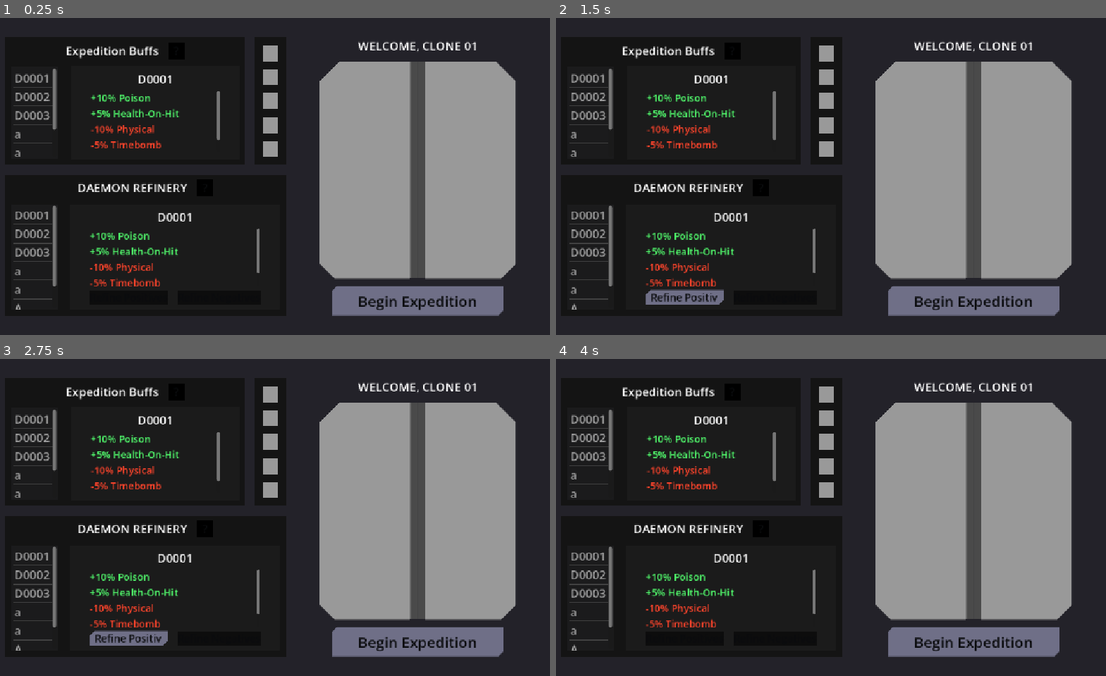
Above: before the commit, frames 1-4 (two rows, left to right).
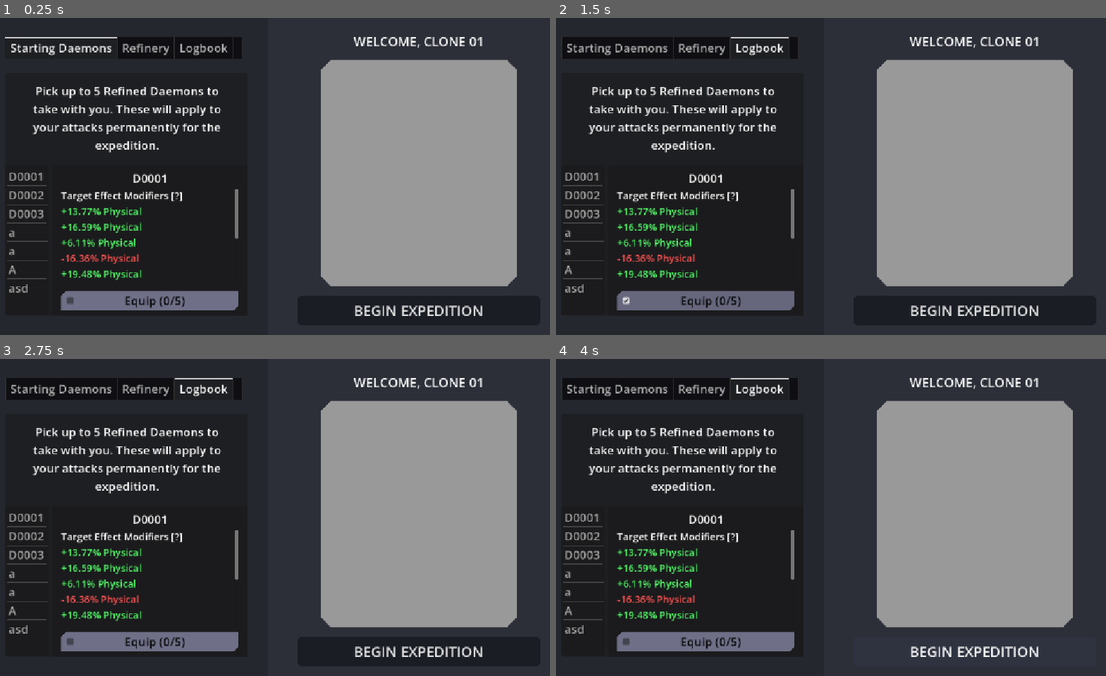
Above: after the commit, the same moments.

Repository: ProgrammerOnCoffee/operation-daemon
Game: Godot game, scene res://scenes/laboratory.tscn
The game is run twice, just before and just after one commit, with the same random seed, the same clock (stepped at 60 frames per second) and the same inputs. This scene is started directly instead of the project's main scene.
Inputs (mouse positions are in pixels of both pictures, inside the frame that each line leads up to):
- Up to frame 1 (0.25 s): no input
- Up to frame 2 (1.5 s): click (732, 49) at 0.5 s, where only the run before the commit has a clickable "?"; click (704, 300) at 1.25 s, where only the run after the commit has a clickable "Equip (0/5)"
- Up to frame 3 (2.75 s): click (126, 637) at 2 s, where only the run before the commit has a clickable "Refine Positives"
- Up to frame 4 (4 s): click (974, 650) at 2.75 s, where only the run after the commit has a clickable "BEGIN EXPEDITION"; click (974, 650) at 3.5 s, where only the run after the commit has a clickable "BEGIN EXPEDITION"

The runs differ from the first frame. In frame 1, 22% of the frame differs, in the area x 0-94%, y 6-94%; in frame 2, 22%; in frame 3, 22%; in frame 4, 22%, in the area x 0-94%, y 6-95%.

Commit message:
Daemon Overview + Effect Types
Made a simple scene to show the information of a Daemon, and made some changes to how effects' types are made

Diff:
--- /dev/null
+++ b/resources/effect_types/example_effect_type.tres
@@ -0,0 +1,9 @@
+[gd_resource type="Resource" script_class="EffectType" format=3 uid="uid://dvg28phw86fnm"]
+
+[ext_resource type="Script" uid="uid://dohar2v1ml18f" path="res://scripts/effect_type.gd" id="1_qg2bl"]
+
+[resource]
+script = ExtResource("1_qg2bl")
+name = "Physical"
+description = "Instantaneous damage applied to the target. The simplest effect."
+metadata/_custom_type_script = "uid://dohar2v1ml18f"
--- /dev/null
+++ b/scenes/daemon_overview.tscn
@@ -0,0 +1,46 @@
+[gd_scene format=3 uid="uid://crxiha2603h48"]
+
+[ext_resource type="Script" uid="uid://dyfp1ubplpbjc" path="res://scripts/daemon_overview.gd" id="1_qrd0n"]
+
+[sub_resource type="Theme" id="Theme_qrd0n"]
+Label/font_sizes/font_size = 20
+
+[node name="DaemonOverview" type="VBoxContainer" unique_id=1406311835]
+offset_right = 361.0
+offset_bottom = 225.0
+size_flags_vertical = 3
+script = ExtResource("1_qrd0n")
+
+[node name="Title" type="Label" parent="." unique_id=714180459]
+layout_mode = 2
+text = "D0001"
+horizontal_alignment = 1
+
+[node name="ScrollContainer" type="ScrollContainer" parent="." unique_id=1355533124]
+layout_mode = 2
+size_flags_vertical = 3
+
+[node name="VBoxContainer" type="VBoxContainer" parent="ScrollContainer" unique_id=960036552]
+layout_mode = 2
+
+[node name="Label" type="Label" parent="ScrollContainer/VBoxContainer" unique_id=576292972]
+layout_mode = 2
+tooltip_text = "Upon a Attack with this Daemon, the following modifiers will be applied to Modules that affect the target."
+mouse_filter = 1
+theme_override_font_sizes/font_size = 20
+text = "Target Effect Modifiers [?]"
+
+[node name="Target" type="VBoxContainer" parent="ScrollContainer/VBoxContainer" unique_id=1284945135]
+layout_mode = 2
+theme = SubResource("Theme_qrd0n")
+
+[node name="Label2" type="Label" parent="ScrollContainer/VBoxContainer" unique_id=1893055961]
+layout_mode = 2
+tooltip_text = "Upon a Attack with this Daemon, the following modifiers will be applied to Modules that affect the user."
+mouse_filter = 1
+theme_override_font_sizes/font_size = 20
+text = "Self Effect Modifiers [?]"
+
+[node name="Self" type="VBoxContainer" parent="ScrollContainer/VBoxContainer" unique_id=122750076]
+layout_mode = 2
+theme = SubResource("Theme_qrd0n")
--- a/scenes/laboratory.tscn
+++ b/scenes/laboratory.tscn
@@ -1,4 +1,6 @@
 [gd_scene format=3 uid="uid://oyxkbik65rda"]
+
+[ext_resource type="PackedScene" uid="uid://crxiha2603h48" path="res://scenes/daemon_overview.tscn" id="1_fknr6"]
 
 [sub_resource type="StyleBoxFlat" id="StyleBoxFlat_fie5y"]
 bg_color = Color(0.078431375, 0.078431375, 0.078431375, 1)
@@ -53,15 +55,82 @@
 corner_radius_bottom_right = 30
 corner_detail = 1
 
+[sub_resource type="StyleBoxFlat" id="StyleBoxFlat_h2vy4"]
+bg_color = Color(0.14509805, 0.15294118, 0.18431373, 1)
+border_width_left = 40
+border_width_top = 40
+border_width_right = 40
+border_width_bottom = 40
+border_color = Color(0.14509805, 0.15294118, 0.18431373, 1)
+
+[sub_resource type="StyleBoxFlat" id="StyleBoxFlat_mhqq6"]
+corner_radius_top_left = 20
+corner_radius_top_right = 20
+corner_radius_bottom_right = 20
+corner_radius_bottom_left = 20
+corner_detail = 1
+
+[sub_resource type="StyleBoxFlat" id="StyleBoxFlat_tbgi4"]
+content_margin_left = 20.0
+content_margin_top = 0.0
+content_margin_right = 20.0
+content_margin_bottom = 0.0
+bg_color = Color(0.18431373, 0.2, 0.2509804, 1)
+corner_radius_top_left = 6
+corner_radius_top_right = 6
+corner_radius_bottom_right = 6
+corner_radius_bottom_left = 6
+corner_detail = 1
+
+[sub_resource type="StyleBoxFlat" id="StyleBoxFlat_jyhfs"]
+content_margin_left = 20.0
+content_margin_top = 0.0
+content_margin_right = 20.0
+content_margin_bottom = 0.0
+bg_color = Color(0.101960786, 0.11372549, 0.14117648, 1)
+corner_radius_top_left = 6
+corner_radius_top_right = 6
+corner_radius_bottom_right = 6
+corner_radius_bottom_left = 6
+corner_detail = 1
+
+[sub_resource type="StyleBoxFlat" id="StyleBoxFlat_tefeu"]
+content_margin_left = 20.0
+content_margin_top = 0.0
+content_margin_right = 20.0
+content_margin_bottom = 0.0
+bg_color = Color(0.09019608, 0.09803922, 0.12156863, 1)
+corner_radius_top_left = 6
+corner_radius_top_right = 6
+corner_radius_bottom_right = 6
+corner_radius_bottom_left = 6
+corner_detail = 1
+
+[sub_resource type="StyleBoxLine" id="StyleBoxLine_sugp2"]
+color = Color(0.071100004, 0.074880004, 0.09, 1)
+thickness = 4
+
+[sub_resource type="Theme" id="Theme_yq778"]
+Button/colors/font_color = Color(0.875, 0.875, 0.875, 1)
+Button/colors/font_focus_color = Color(0.95, 0.95, 0.95, 1)
+Button/colors/font_hover_color = Color(0.95, 0.95, 0.95, 1)
+Button/colors/font_hover_pressed_color = Color(1, 1, 1, 1)
+Button/colors/font_pressed_color = Color(1, 1, 1, 1)
+Button/styles/hover = SubResource("StyleBoxFlat_tbgi4")
+Button/styles/normal = SubResource("StyleBoxFlat_jyhfs")
+Button/styles/pressed = SubResource("StyleBoxFlat_tefeu")
+HSeparator/styles/separator = SubResource("StyleBoxLine_sugp2")
+
 [node name="Laboratory" type="ColorRect" unique_id=18152502]
 anchors_preset = 15
 anchor_right = 1.0
 anchor_bottom = 1.0
 grow_horizontal = 2
 grow_vertical = 2
-color = Color(0.13725491, 0.13333334, 0.16078432, 1)
+color = Color(0.17254902, 0.18431373, 0.21960784, 1)
 
 [node name="MarginContainer" type="MarginContainer" parent="." unique_id=1929080602]
+visible = false
 layout_mode = 1
 anchors_preset = 15
 anchor_right = 1.0
@@ -412,3 +481,168 @@
 size_flags_horizontal = 4
 theme_override_font_sizes/font_size = 30
 text = "Begin Expedition"
+
+[node name="HBoxContainer" type="HBoxContainer" parent="." unique_id=1738358358]
+layout_mode = 1
+anchors_preset = 15
+anchor_right = 1.0
+anchor_bottom = 1.0
+grow_horizontal = 2
+grow_vertical = 2
+theme_override_constants/separation = 40
+
+[node name="ScrollContainer" type="ScrollContainer" parent="HBoxContainer" unique_id=643341345]
+layout_mode = 2
+size_flags_horizontal = 3
+mouse_filter = 2
+horizontal_scroll_mode = 0
+vertical_scroll_mode = 3
+
+[node name="VBoxContainer" type="VBoxContainer" parent="HBoxContainer/ScrollContainer" unique_id=1414712747]
+layout_mode = 2
+theme_override_constants/separation = 0
+
+[node name="MarginContainer2" type="PanelContainer" parent="HBoxContainer/ScrollContainer/VBoxContainer" unique_id=1420970559]
+custom_minimum_size = Vector2(0, 648)
+layout_mode = 2
+theme_override_styles/panel = SubResource("StyleBoxFlat_h2vy4")
+
+[node name="VBoxContainer" type="VBoxContainer" parent="HBoxContainer/ScrollContainer/VBoxContainer/MarginContainer2" unique_id=195350066]
+layout_mode = 2
+size_flags_horizontal = 3
+theme_override_constants/separation = 30
+
+[node name="TabBar" type="TabBar" parent="HBoxContainer/ScrollContainer/VBoxContainer/MarginContainer2/VBoxContainer" unique_id=939204018]
+layout_mode = 2
+current_tab = 0
+tab_count = 4
+tab_0/title = "Starting Daemons"
+tab_1/title = "Refinery"
+tab_2/title = "Logbook"
+
+[node name="ScrollContainer" type="ScrollContainer" parent="HBoxContainer/ScrollContainer/VBoxContainer/MarginContainer2/VBoxContainer" unique_id=947424891]
+layout_mode = 2
+size_flags_vertical = 3
+mouse_filter = 2
+horizontal_scroll_mode = 3
+vertical_scroll_mode = 0
+
+[node name="VBoxContainer" type="HBoxContainer" parent="HBoxContainer/ScrollContainer/VBoxContainer/MarginContainer2/VBoxContainer/ScrollContainer" unique_id=2095880999]
+layout_mode = 2
+size_flags_horizontal = 3
+size_flags_vertical = 3
+theme_override_constants/separation = 0
+
+[node name="StartingDaemons" type="PanelContainer" parent="HBoxContainer/ScrollContainer/VBoxContainer/MarginContainer2/VBoxContainer/ScrollContainer/VBoxContainer" unique_id=443104550]
+custom_minimum_size = Vector2(496, 496)
+layout_mode = 2
+size_flags_horizontal = 3
+size_flags_vertical = 3
+
+[node name="VBoxContainer" type="VBoxContainer" parent="HBoxContainer/ScrollContainer/VBoxContainer/MarginContainer2/VBoxContainer/ScrollContainer/VBoxContainer/StartingDaemons" unique_id=661812056]
+layout_mode = 2
+
+[node name="MarginContainer" type="MarginContainer" parent="HBoxContainer/ScrollContainer/VBoxContainer/MarginContainer2/VBoxContainer/ScrollContainer/VBoxContainer/StartingDaemons/VBoxContainer" unique_id=1679585211]
+layout_mode = 2
+theme_override_constants/margin_left = 30
+theme_override_constants/margin_top = 20
+theme_override_constants/margin_right = 30
+theme_override_constants/margin_bottom = 20
+
+[node name="Label" type="Label" parent="HBoxContainer/ScrollContainer/VBoxContainer/MarginContainer2/VBoxContainer/ScrollContainer/VBoxContainer/StartingDaemons/VBoxContainer/MarginContainer" unique_id=1976850565]
+layout_mode = 2
+size_flags_vertical = 3
+text = "Pick up to 5 Refined Daemons to take with you. These will apply to your attacks permanently for the expedition."
+horizontal_alignment = 1
+vertical_alignment = 1
+autowrap_mode = 2
+
+[node name="HBoxContainer" type="HBoxContainer" parent="HBoxContainer/ScrollContainer/VBoxContainer/MarginContainer2/VBoxContainer/ScrollContainer/VBoxContainer/StartingDaemons/VBoxContainer" unique_id=1918078411]
+layout_mode = 2
+size_flags_vertical = 3
+
+[node name="RefinedDaemonList" type="ItemList" parent="HBoxContainer/ScrollContainer/VBoxContainer/MarginContainer2/VBoxContainer/ScrollContainer/VBoxContainer/StartingDaemons/VBoxContainer/HBoxContainer" unique_id=1887338086]
+custom_minimum_size = Vector2(90, 0)
+layout_mode = 2
+size_flags_vertical = 3
+item_count = 7
+item_0/text = "D0001"
+item_1/text = "D0002"
+item_2/text = "D0003"
+item_3/text = "a"
+item_4/text = "a"
+item_5/text = "A"
+item_6/text = "asd"
+
+[node name="PanelContainer" type="PanelContainer" parent="HBoxContainer/ScrollContainer/VBoxContainer/MarginContainer2/VBoxContainer/ScrollContainer/VBoxContainer/StartingDaemons/VBoxContainer/HBoxContainer" unique_id=9066572]
+layout_mode = 2
+size_flags_horizontal = 3
+
+[node name="MarginContainer" type="MarginContainer" parent="HBoxContainer/ScrollContainer/VBoxContainer/MarginContainer2/VBoxContainer/ScrollContainer/VBoxContainer/StartingDaemons/VBoxContainer/HBoxContainer/PanelContainer" unique_id=1069478068]
+layout_mode = 2
+theme_override_constants/margin_left = 20
+theme_override_constants/margin_top = 10
+theme_override_constants/margin_right = 20
+theme_override_constants/margin_bottom = 10
+
+[node name="VBoxContainer" type="VBoxContainer" parent="HBoxContainer/ScrollContainer/VBoxContainer/MarginContainer2/VBoxContainer/ScrollContainer/VBoxContainer/StartingDaemons/VBoxContainer/HBoxContainer/PanelContainer/MarginContainer" unique_id=1737115791]
+layout_mode = 2
+theme_override_constants/separation = 15
+
+[node name="DaemonOverview" parent="HBoxContainer/ScrollContainer/VBoxContainer/MarginContainer2/VBoxContainer/ScrollContainer/VBoxContainer/StartingDaemons/VBoxContainer/HBoxContainer/PanelContainer/MarginContainer/VBoxContainer" unique_id=1406311835 instance=ExtResource("1_fknr6")]
+layout_mode = 2
+
+[node name="Button" type="CheckBox" parent="HBoxContainer/ScrollContainer/VBoxContainer/MarginContainer2/VBoxContainer/ScrollContainer/VBoxContainer/StartingDaemons/VBoxContainer/HBoxContainer/PanelContainer/MarginContainer/VBoxContainer" unique_id=2104998475]
+custom_minimum_size = Vector2(0, 40)
+layout_mode = 2
+text = "Equip (0/5)"
+alignment = 1
+
+[node name="Refinery" type="PanelContainer" parent="HBoxContainer/ScrollContainer/VBoxContainer/MarginContainer2/VBoxContainer/ScrollContainer/VBoxContainer" unique_id=2063151107]
+modulate = Color(1, 1, 1, 0.68235296)
+custom_minimum_size = Vector2(496, 496)
+layout_mode = 2
+size_flags_horizontal = 3
+size_flags_vertical = 3
+
+[node name="Logbook" type="PanelContainer" parent="HBoxContainer/ScrollContainer/VBoxContainer/MarginContainer2/VBoxContainer/ScrollContainer/VBoxContainer" unique_id=414082755]
+custom_minimum_size = Vector2(496, 496)
+layout_mode = 2
+size_flags_horizontal = 3
+size_flags_vertical = 3
+
+[node name="Control" type="Control" parent="HBoxContainer/ScrollContainer/VBoxContainer" unique_id=1266788533]
+custom_minimum_size = Vector2(576, 648)
+layout_mode = 2
+
+[node name="MarginContainer" type="MarginContainer" parent="HBoxContainer" unique_id=1602085932]
+layout_mode = 2
+size_flags_horizontal = 3
+theme_override_constants/margin_left = 20
+theme_override_constants/margin_top = 30
+theme_override_constants/margin_right = 20
+theme_override_constants/margin_bottom = 20
+
+[node name="VBoxContainer" type="VBoxContainer" parent="HBoxContainer/MarginContainer" unique_id=858409591]
+layout_mode = 2
+theme_override_constants/separation = 20
+
+[node name="Label" type="Label" parent="HBoxContainer/MarginContainer/VBoxContainer" unique_id=91775828]
+layout_mode = 2
+theme_override_font_sizes/font_size = 26
+text = "WELCOME, CLONE 01"
+horizontal_alignment = 1
+
+[node name="Panel" type="Panel" parent="HBoxContainer/MarginContainer/VBoxContainer" unique_id=400642682]
+custom_minimum_size = Vector2(400, 0)
+layout_mode = 2
+size_flags_horizontal = 4
+size_flags_vertical = 3
+theme_override_styles/panel = SubResource("StyleBoxFlat_mhqq6")
+
+[node name="Button" type="Button" parent="HBoxContainer/MarginContainer/VBoxContainer" unique_id=1089969643]
+custom_minimum_size = Vector2(0, 60)
+layout_mode = 2
+theme = SubResource("Theme_yq778")
+theme_override_font_sizes/font_size = 29
+text = "BEGIN EXPEDITION"
--- a/scenes/main.tscn
+++ b/scenes/main.tscn
@@ -4,6 +4,7 @@
 [ext_resource type="Script" uid="uid://cbxo13vg2mn42" path="res://scripts/menu_button.gd" id="1_o5qli"]
 [ext_resource type="Script" uid="uid://bli1u5xx8njbb" path="res://scripts/bus_slider.gd" id="3_sugp2"]
 [ext_resource type="PackedScene" uid="uid://coah5prguom4a" path="res://addons/quick_licenses/quick_licenses.tscn" id="4_jyhfs"]
+[ext_resource type="PackedScene" uid="uid://2lu6bt560oec" path="res://scenes/world_map.tscn" id="5_tbgi4"]
 
 [sub_resource type="GDScript" id="GDScript_o5qli"]
 script/source = "@tool
@@ -941,6 +942,8 @@
 anchors_preset = 15
 anchor_right = 1.0
 anchor_bottom = 1.0
+offset_left = 576.0
+offset_right = 576.0
 grow_horizontal = 2
 grow_vertical = 2
 theme = SubResource("Theme_jyhfs")
@@ -1086,8 +1089,6 @@
 anchors_preset = 15
 anchor_right = 1.0
 anchor_bottom = 1.0
-offset_left = -648.0
-offset_right = -648.0
 grow_horizontal = 2
 grow_vertical = 2
 theme = SubResource("Theme_tbgi4")
@@ -1145,12 +1146,12 @@
 root_node = NodePath("../..")
 libraries/ = SubResource("AnimationLibrary_o6xl0")
 
-[node name="HBoxContainer" type="HBoxContainer" parent="UILayer/UI" unique_id=1304139559]
-layout_mode = 0
-offset_right = 40.0
-offset_bottom = 40.0
-
-[node name="ScrollContainer" type="ScrollContainer" parent="UILayer" unique_id=1462881622]
+[node name="WorldMap" parent="UILayer/UI" unique_id=1068333612 instance=ExtResource("5_tbgi4")]
+layout_mode = 1
+offset_top = -324.0
+offset_bottom = 324.0
+
+[node name="TerminalTest" type="ScrollContainer" parent="UILayer" unique_id=1462881622]
 visible = false
 anchors_preset = 15
 anchor_right = 1.0
@@ -1158,7 +1159,7 @@
 grow_horizontal = 2
 grow_vertical = 2
 
-[node name="VBoxContainer" type="VBoxContainer" parent="UILayer/ScrollContainer" unique_id=1968686828]
+[node name="VBoxContainer" type="VBoxContainer" parent="UILayer/TerminalTest" unique_id=1968686828]
 layout_mode = 2
 size_flags_horizontal = 3
 size_flags_vertical = 3
--- a/scenes/world_map.tscn
+++ b/scenes/world_map.tscn
@@ -9,11 +9,12 @@
 metadata/_custom_type_script = "uid://bh8vaosl5kcit"
 
 [node name="WorldMap" type="Control" unique_id=1068333612]
+custom_minimum_size = Vector2(576, 648)
 layout_mode = 3
-anchors_preset = 15
-anchor_right = 1.0
-anchor_bottom = 1.0
-grow_horizontal = 2
+anchors_preset = 4
+anchor_top = 0.5
+anchor_bottom = 0.5
+offset_right = 576.0
 grow_vertical = 2
 script = ExtResource("1_u82pb")
 
@@ -44,17 +45,7 @@
 grow_horizontal = 2
 grow_vertical = 2
 
-[node name="MarginContainer" type="HBoxContainer" parent="MapGenerator/ScrollContainer" unique_id=1887240676]
-layout_mode = 2
-size_flags_horizontal = 3
-size_flags_vertical = 3
-alignment = 1
-
-[node name="Control" type="Control" parent="MapGenerator/ScrollContainer/MarginContainer" unique_id=1707642144]
-layout_mode = 2
-size_flags_horizontal = 3
-
-[node name="PanelContainer" type="Panel" parent="MapGenerator/ScrollContainer/MarginContainer" unique_id=2056174076]
+[node name="PanelContainer" type="Panel" parent="MapGenerator/ScrollContainer" unique_id=2056174076]
 custom_minimum_size = Vector2(574, 0)
 layout_mode = 2
 size_flags_horizontal = 3
--- a/scripts/daemon.gd
+++ b/scripts/daemon.gd
@@ -7,5 +7,10 @@
 
 var modifiers:Array[Modifier]
 
-func _init(set_modifiers:Array[Modifier]) -> void:
+var id:int
+
+func _init(set_modifiers:Array[Modifier] = []) -> void:
 	modifiers = set_modifiers
+
+	Global.daemon_count += 1
+	id = Global.daemon_count
--- /dev/null
+++ b/scripts/daemon_overview.gd
@@ -0,0 +1,91 @@
+class_name DaemonOverview extends VBoxContainer
+## Takes in a daemon, and displays all the relevant information regarding it.
+
+# The colors for positive and negative traits.
+const POSITIVE_COLOR := Color(0.32, 1.0, 0.411, 1.0)
+const NEGATIVE_COLOR := Color(1.0, 0.32, 0.32, 1.0)
+
+var daemon :Daemon: set = _set_daemon
+
+@onready var vboxes:Dictionary[Module.TARGET, VBoxContainer] = {
+	Module.TARGET.ATTACKER: $ScrollContainer/VBoxContainer/Self,
+	Module.TARGET.ATTACKEE: $ScrollContainer/VBoxContainer/Target
+}
+@onready var title := $Title
+
+func _ready() -> void:
+	var test_daemon := Daemon.new()
+
+	for i in 10:
+		test_daemon.modifiers.append(TestModifier.new())
+
+	daemon = test_daemon
+
+# Update the overview when the daemon changes.
+func _set_daemon(to:Daemon):
+
+	daemon = to
+
+	if daemon:
+
+		# Update the title.
+
+		title.text = "D%s" % lead(daemon.id, 4)
+
+		# Clear the VBoxes of any previous information.
+		for vbox in vboxes.values(): for child in vbox.get_children(): child.queue_free()
+
+		# Add each modifier to its respective list.
+		for modifier in daemon.modifiers:
+			var text := "%s %s" % [percent_as_string(modifier.percent), modifier.effect_type.name]
+			var label = push_text(modifier)
+
+
+	else:
+		title.text = "None"
+
+		# Clear the VBoxes of any previous information.
+		for vbox in vboxes.values(): for child in vbox.get_children(): child.queue_free()
+
+func push_text(modifier:Modifier) -> Label:
+
+	var text = "%s %s" % [percent_as_string(modifier.percent), modifier.effect_type.name]
+
+	var new := Label.new()
+
+	new.text = text
+
+	new.add_theme_color_override("font_color", POSITIVE_COLOR if modifier.percent >= 1. else NEGATIVE_COLOR)
+
+	vboxes[modifier.target_type].add_child(new)
+
+	new.mouse_filter = Control.MOUSE_FILTER_PASS
+	new.tooltip_text = modifier.effect_type.name + "\n--\n" + modifier.effect_type.description
+
+	return new
+
+# Add leading zeros to an int. 13 with 4 zeros becomes "0013"
+func lead(value:int, zeros:int) -> String:
+
+	var response := ""
+	var string = str(value)
+
+	for i in zeros - len(string):
+		response += "0"
+	response += string
+
+	return response
+
+func percent_as_string(percent:float) -> String:
+	var response:String
+
+	if percent >= 1.0:
+		response += "+"
+		percent -= 1.
+	else:
+		response += "-"
+		percent = 1. - percent
+
+	response += str(round(percent * 10000) / 100) + "%"
+
+	return response
--- a/scripts/effect.gd
+++ b/scripts/effect.gd
@@ -6,17 +6,13 @@
 # let you get the single-value ones like normal variables,
 # but none can be set.
 
-var effect_name :String: get = _get_effect_name
-## The name of the effect.
-@abstract func _get_effect_name() -> String
+var effect_type :EffectType: get = _get_effect_type
+## The type of the effect. Also used to apply effects.
+@abstract func _get_effect_type() -> EffectType
 
 var description :String: get = _get_description
 ## The description of the effect.
 @abstract func _get_description() -> String
-
-var modification_type :String: get = _get_modification_type
-## The identifier for the effect. Used to apply effects.
-@abstract func _get_modification_type() -> String
 
 var target_type :Module.TARGET: get = _get_target_type
 ## Whether this effect is applied to the attacker or attackee
--- /dev/null
+++ b/scripts/effect_type.gd
@@ -0,0 +1,6 @@
+class_name EffectType extends Resource
+## A type of Effect - just holds the name and desc. For comparing two
+## types, and allowing both sides to get the name & desc w/o caring about each other.
+
+@export var name:String
+@export_multiline() var description:String
--- a/scripts/global.gd
+++ b/scripts/global.gd
@@ -4,6 +4,9 @@
 ## -- DAEMON RESEARCH -- ##
 
 signal daemon_discovered(daemon:Daemon)
+
+# The number of daemons that have ever existed, for their IDs.
+var daemon_count:int = 0
 
 ## All the daemons discovered and available for perm-buffs.
 var daemons_discovered:Array[Daemon]
--- a/scripts/map_generation/world_map.gd
+++ b/scripts/map_generation/world_map.gd
@@ -5,9 +5,9 @@
 @onready var map_generator:MapGenerator = $MapGenerator
 
 ## The parent of all buttons.
-@onready var button_space := $MapGenerator/ScrollContainer/MarginContainer/PanelContainer
+@onready var button_space := $MapGenerator/ScrollContainer/PanelContainer
 ## The node under the scroll container; the one that needs a new minimum size.
-@onready var scroll_node := $MapGenerator/ScrollContainer/MarginContainer
+@onready var scroll_node := $MapGenerator/ScrollContainer/PanelContainer
 
 var event_buttons:Dictionary[Event, EventButton]
 var lines:Array[Line2D]
--- a/scripts/modifier.gd
+++ b/scripts/modifier.gd
@@ -6,15 +6,18 @@
 # let you get the single-value ones like normal variables,
 # but none can be set.
 
-## The identifier for the effect. Used to apply effects.
-var modification_type :String: get = _get_modification_type
-@abstract func _get_modification_type() -> String
+var effect_type :EffectType: get = _get_effect_type
+## The type of the effect. Also used to apply effects.
+@abstract func _get_effect_type() -> EffectType
 
+var percent:float
 ## The percentage change to apply to the effect's base, as a float. 0.9 = -10%.
-var percent :float: get = _get_percent
-@abstract func _get_percent() -> float
+@abstract func _get_new_percent() -> float
 
 ## Whether this modifier is applied to the attacker or attackee.
 ## Basically, whether it's positive or negative to have applied to yourself.
 var target_type :Module.TARGET: get = _get_target_type
 @abstract func _get_target_type() -> Module.TARGET
+
+func _init() -> void:
+	percent = _get_new_percent()
--- /dev/null
+++ b/scripts/modifiers/test_modifier.gd
@@ -0,0 +1,11 @@
+class_name TestModifier extends Modifier
+## A test modifier that returns random values.
+
+func _get_effect_type() -> EffectType: return preload("res://resources/effect_types/example_effect_type.tres")
+
+# Ranging from -20% to +20%
+func _get_new_percent() -> float: return randf_range(0.8, 1.2)
+
+func _get_target_type() -> Module.TARGET:
+
+	return Module.TARGET.ATTACKER if randf() > 0.5 else Module.TARGET.ATTACKEE
Not shown, added: scripts/daemon_overview.gd.uid
Not shown, added: scripts/effect_type.gd.uid
Not shown, added: scripts/modifiers/test_modifier.gd.uid
